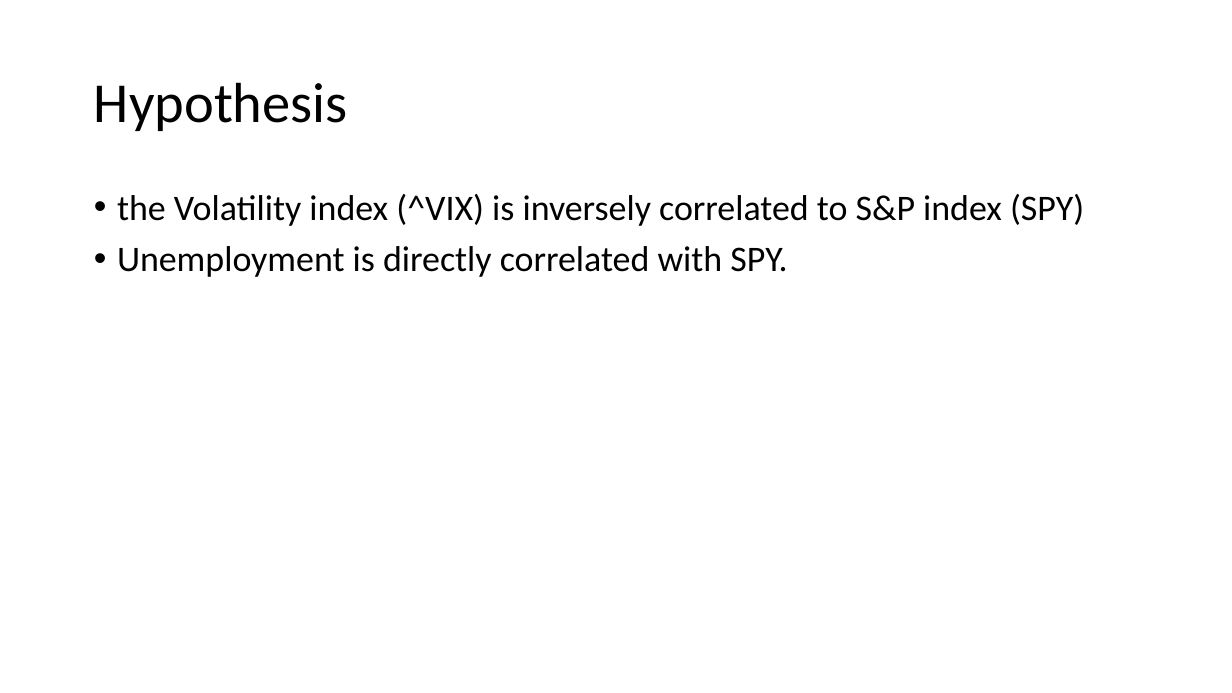
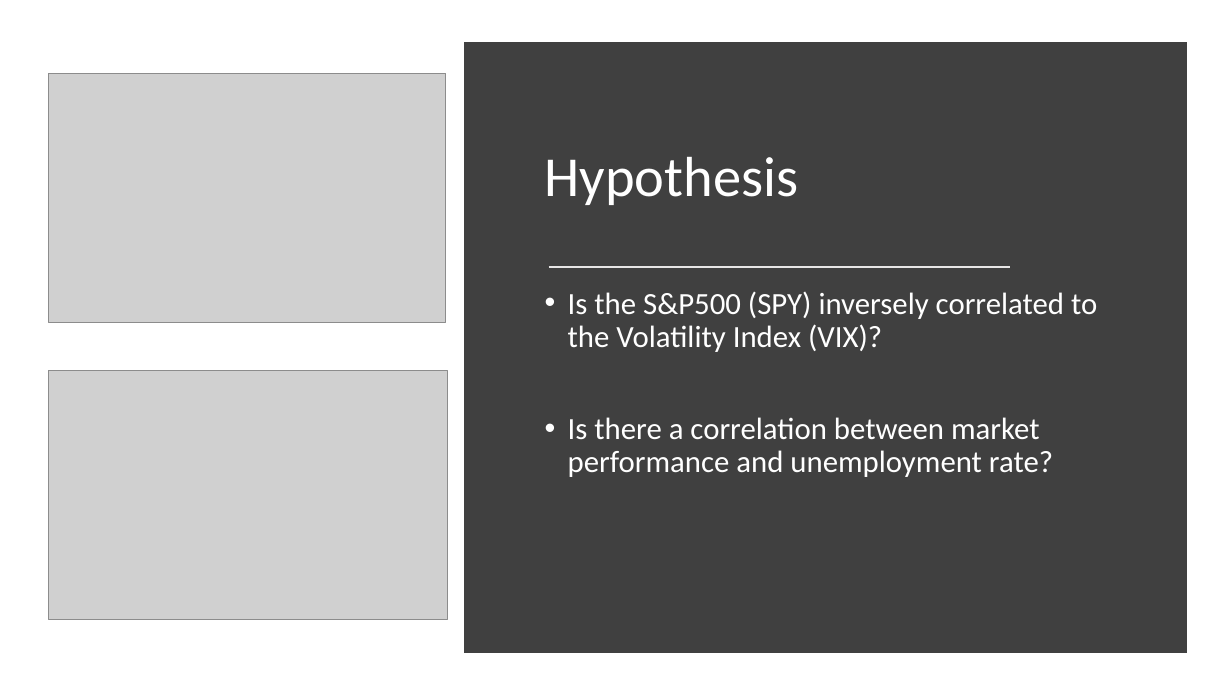
Before and after one commit to Matlickp/SP500-vs-Unemployment-Rate, a slide deck: slide 2 of ETL_Presentation.pptx. Drawn at 1232x693 pixels with LibreOffice and Linux fonts; fonts in the diff are those of the drawing; grey boxes stand for pictures. Boxes give left, top, right and bottom in pixels: in the first picture for what was removed or moved away, otherwise in the second. Text is boxed around its words. In the diff, an @@ line names an element or a change of style, - is before the commit and + after.

```diff
--- a/ETL_Presentation.pptx
+++ b/ETL_Presentation.pptx
@@ rectangle added at (470, 48, 1181, 646), fill #404040, outline #404040 10 pt @@
@@ picture added at (49, 73, 446, 323) @@
@@ title "Hypothesis": place and size @@
-title "Hypothesis" at (94, 82, 348, 131)
+title "Hypothesis" at (545, 157, 799, 205)
@@ title "Hypothesis" at (545, 157, 799, 205): text colour #000000 to #FFFFFF @@
@@ line added from (549, 267) to (1010, 267), #E7E6E6 1.75 pt @@
@@ text at (568, 291, 1097, 477): text changed; size 28 to 24 pt; text colour #000000 to #FFFFFF @@
-• the Volatility index (^VIX) is inversely correlated to S&P index (SPY)
-• Unemployment is directly correlated with SPY.
+• Is the S&P500 (SPY) inversely correlated to the Volatility Index (VIX)?
+• Is there a correlation between market performance and unemployment rate?
@@ picture added at (49, 371, 448, 620) @@
```
Also in this commit, not shown: 3 other slides changed, 4 slides added, 4 slides removed.
